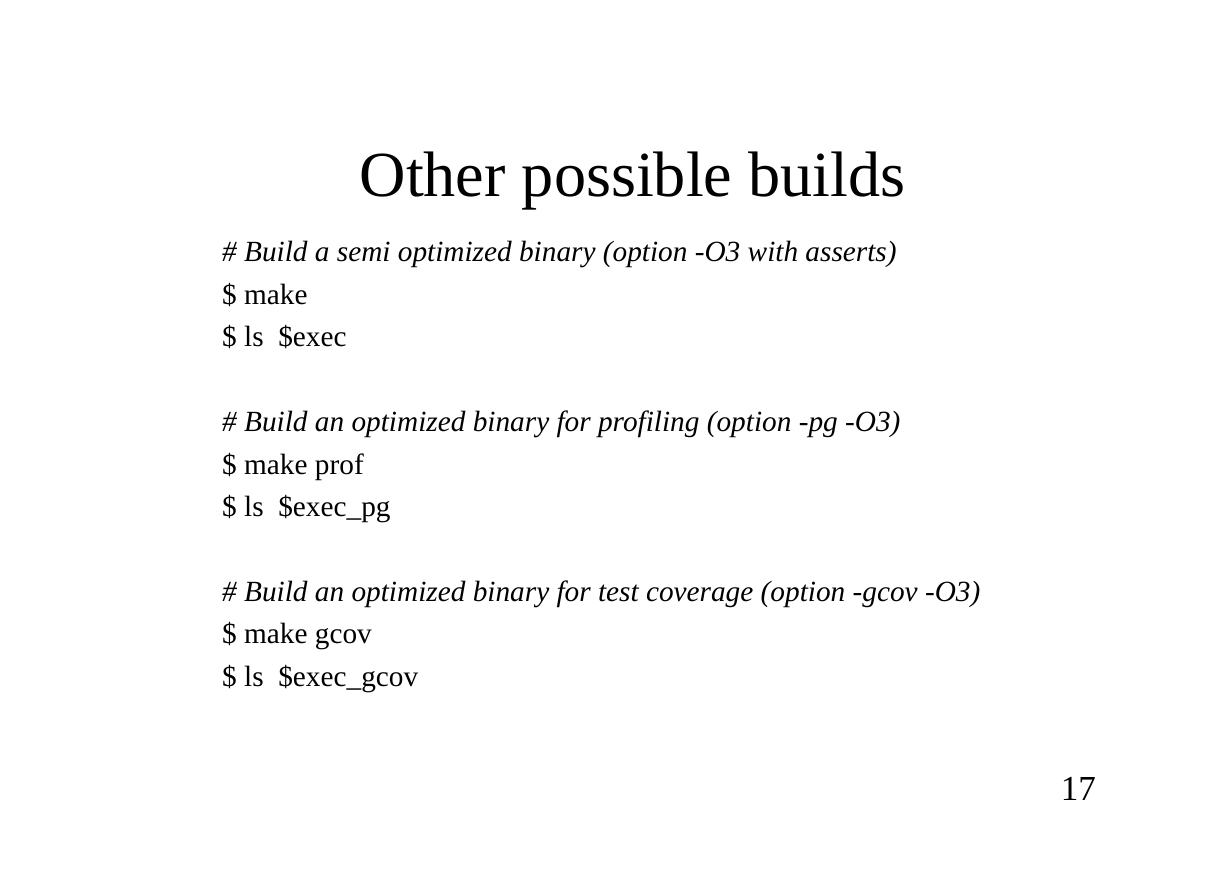
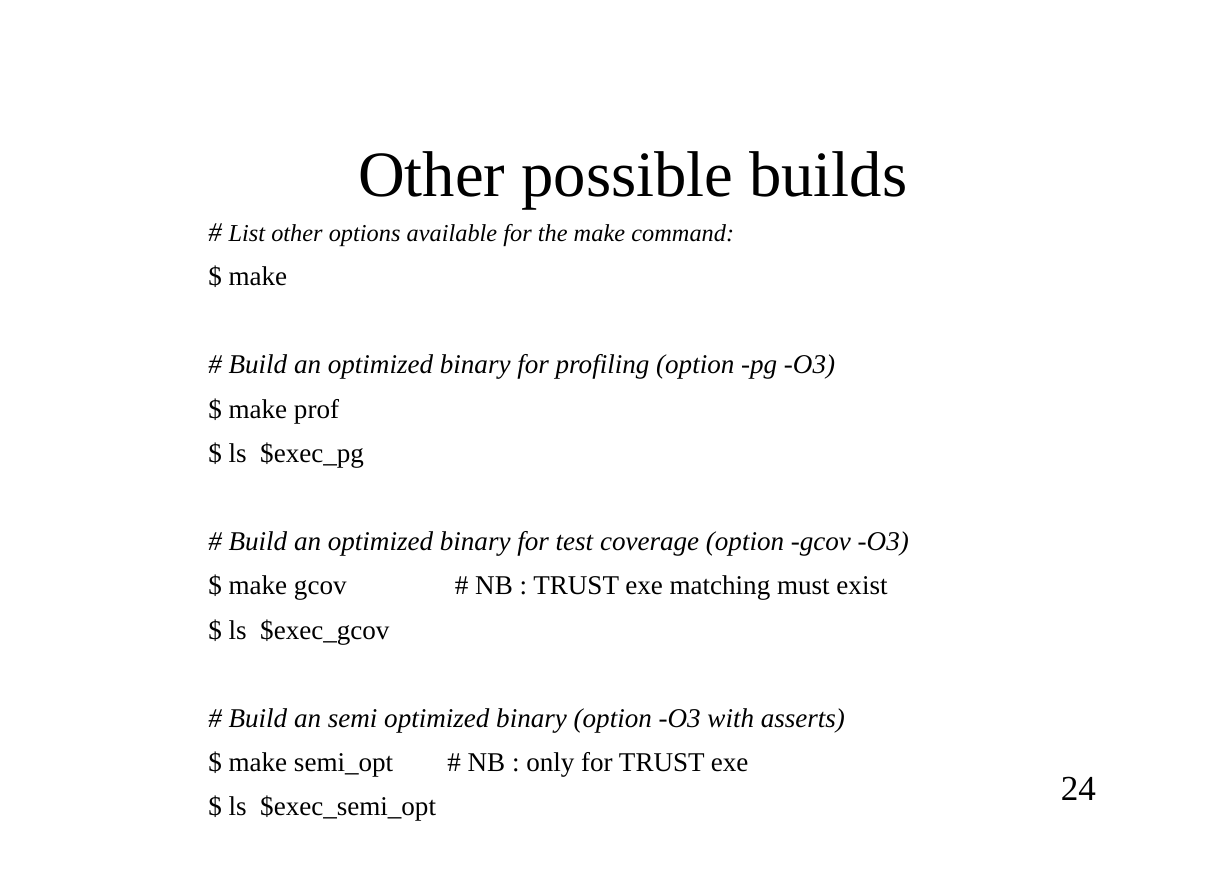
Before and after one commit to cea-trust-platform/trust-code, a slide deck: slide 24 of doc/TRUST/Developer_TRUST_presentation.odp (slide 17 before the commit). Drawn at 1232x871 pixels with LibreOffice and Linux fonts; fonts in the diff are those of the drawing; background and template pictures are left out. Boxes give left, top, right and bottom in pixels: in the first picture for what was removed or moved away, otherwise in the second. Text is boxed around its words. In the diff, an @@ line names an element or a change of style, - is before the commit and + after.

```diff
--- a/doc/TRUST/Developer_TRUST_presentation.odp
+++ b/doc/TRUST/Developer_TRUST_presentation.odp
@@ title "Other possible builds" at box(358, 151, 907, 209): size 43.9 to 44.2 pt @@
@@ text "# List other options available ...": place and size @@
-text "# List other options available ..." at box(244, 240, 980, 691)
+text "# List other options available ..." at box(229, 224, 909, 776)
@@ text at box(229, 224, 734, 247): text changed; size 20 to 16.6 pt @@
-  # Build a semi optimized binary (option -O3 with asserts)
+# List other options available for the make command:
@@ text at box(229, 266, 909, 644): size 20 to 18.5 pt in "$ make", "# Build an optimized binary for profiling ...", "$ make prof", "$ ls $exec_pg" and 2 more places; list level 2 to 1 in "$ make"; list level 2 to 1 in "# Build an optimized binary ..."; list level 2 to 1 in "$ make prof"; list level 2 to 1 in "$ ls $exec_pg"; list level 2 to 1 in "$ ls $exec_gcov" @@
@@ text at box(244, 324, 346, 349): paragraph removed @@
-  $ ls $exec
@@ text at box(229, 575, 887, 600): text changed; size 20 to 18.5 pt @@
-  $ make gcov
+$ make gcov # NB : TRUST exe matching must exist
@@ text at box(229, 708, 845, 776): paragraphs added @@
+# Build an semi optimized binary (option -O3 with asserts)
+$ make semi_opt # NB : only for TRUST exe
+$ ls $exec_semi_opt
@@ page number at box(1061, 776, 1096, 800): text changed @@
-17
+24
```
Also in this commit, not shown: 156 other slides changed, 12 slides added, 7 slides removed, 7 other files.
